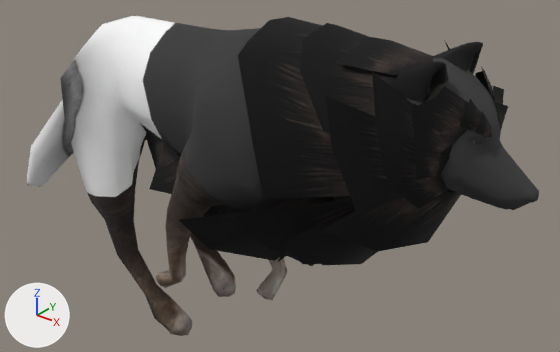
Two versions of the OBJ model models/wolfrunning/wolf_running_000009.obj, one commit apart.
One viewpoint serves both versions: a 50 mm lens placed at (0.715, -0.699, 0.726), pointed at (0.101, 0.069, 0.25). The lights are fixed; the arrows at lower left show +X, +Y and +Z. Where no turn or scale is listed for an object, it has been applied to the vertices. Vertices at the same position are counted once.

Objects in the first picture: 'Wolf1_Material__wolf_col_tga_0', 'Wolf2_fur__fella3_jpg_001_0_Wolf2_fur__fella3_jpg_001_0.001'.
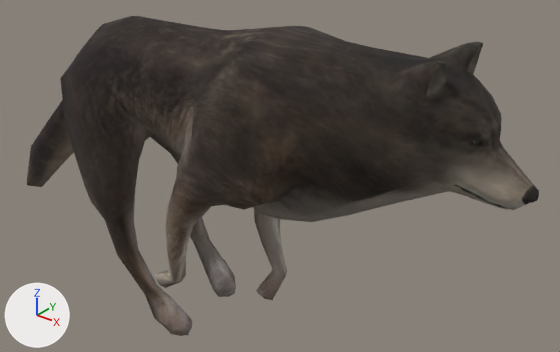
Changed parts and their boxes (x1, y1, x2, y2) in the pictures (560 x 352 px):
'Wolf2_fur__fella3_jpg_001_0_Wolf2_fur__fella3_jpg_001_0.001', deleted (black)
    before: (140, 17, 508, 266)
part 1 of me_wolf1_material__wolf_col_tga_0, surface changed
    both: (27, 16, 539, 336)

The change, as a list of edits to the scene's bpy script:
```text
Change me_wolf1_material__wolf_col_tga_0:
    where me_wolf1_material__wolf_col_tga_0.from_pydata(...)  # 892 vertices, 1772 faces; spans x -0.441..0.486, y -0.101..0.103, z 0.002..0.5
    used by ob_wolf1_material__wolf_col_tga_0; location = (0.0, 0.0, 0.0)
    me_wolf1_material__wolf_col_tga_0 part 1: texture (UV) coordinates of 1772 of 1772 faces, centred in x -0.42..0.485, y -0.098..0.101, z 0.003..0.499, changed; they spanned u 0.02..0.98, v 0.01..0.98 and now span u 0.02..0.98, v 0.5..0.99
Remove ob_wolf2_fur__fella3_jpg_001_0_wolf2_fur__fella3_jpg_001_0_001:
    ob_wolf2_fur__fella3_jpg_001_0_wolf2_fur__fella3_jpg_001_0_001 = bpy.data.objects.new('Wolf2_fur__fella3_jpg_001_0_Wolf2_fur__fella3_jpg_001_0.001', me_wolf2_fur__fella3_jpg_001_0_wolf2_fur__fella3_jpg_001_0_001)
    ob_wolf2_fur__fella3_jpg_001_0_wolf2_fur__fella3_jpg_001_0_001.location = (0.0, 0.0, 0.0)
```
